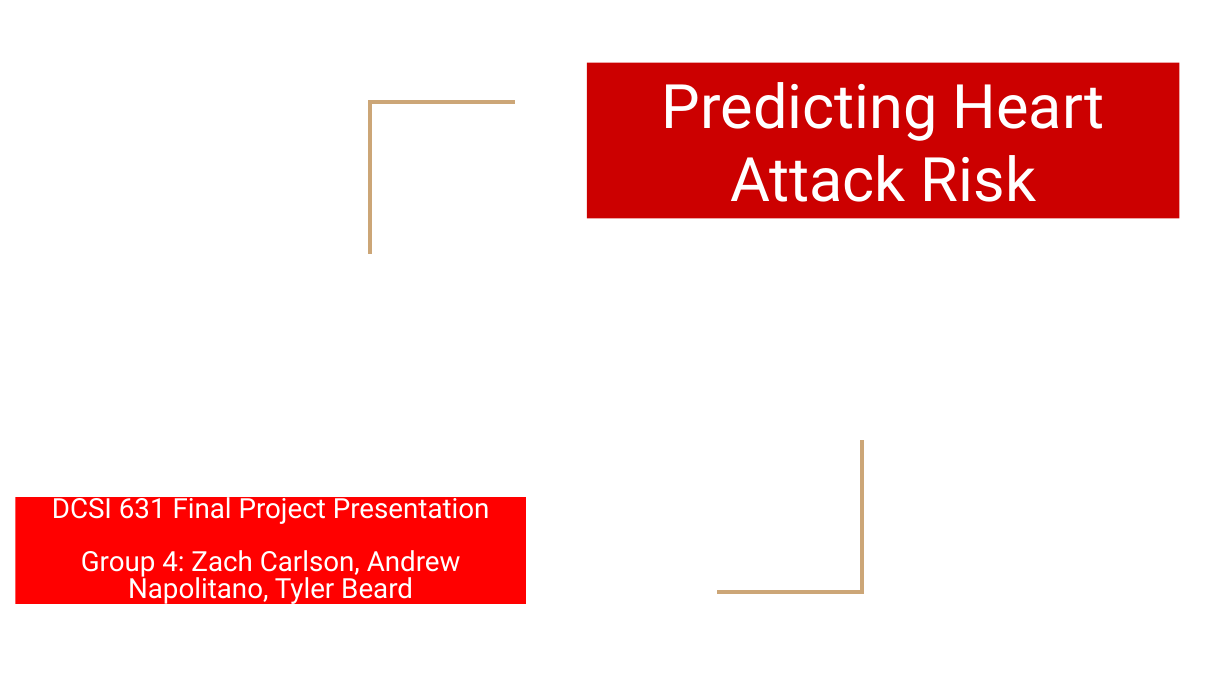
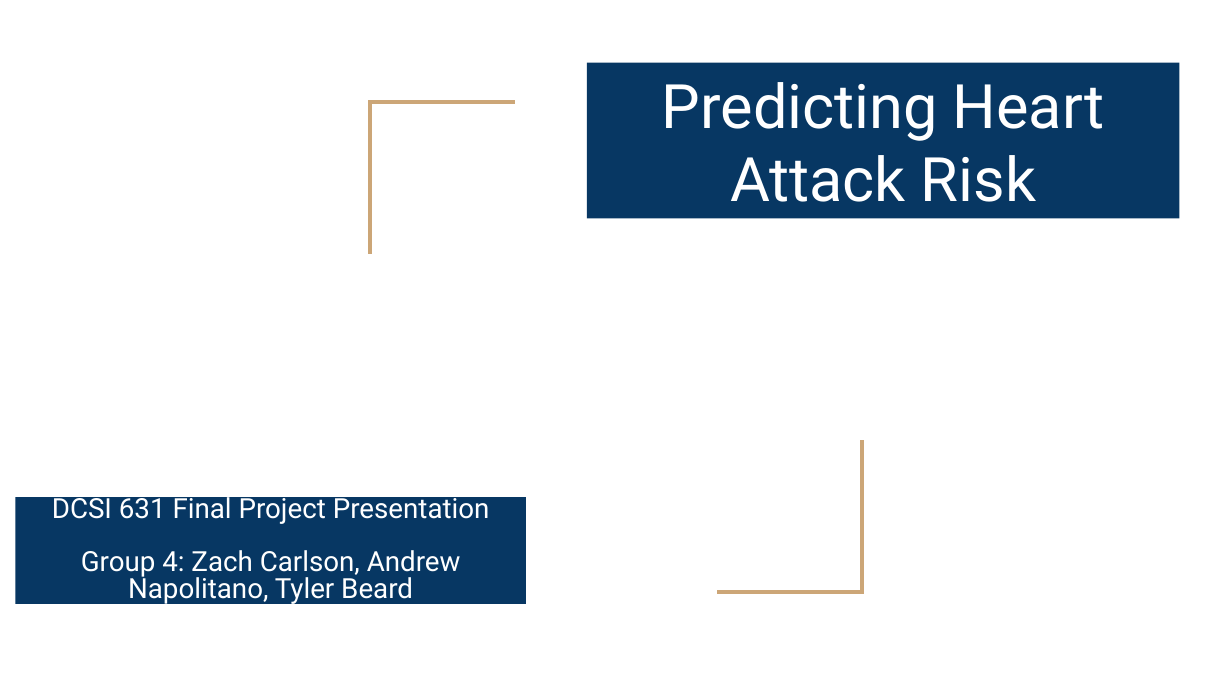
Before and after one commit to zachcarlson/HeartAttackPredictor, a slide deck: slide 1 of documents/DSCI 631 Final Project Presentation.pptx. Drawn at 1232x693 pixels with LibreOffice and Linux fonts; fonts in the diff are those of the drawing; background and template pictures are left out. Boxes give left, top, right and bottom in pixels: in the first picture for what was removed or moved away, otherwise in the second. Text is boxed around its words. In the diff, an @@ line names an element or a change of style, - is before the commit and + after.

```diff
--- a/documents/DSCI 631 Final Project Presentation.pptx
+++ b/documents/DSCI 631 Final Project Presentation.pptx
@@ title "Predicting Heart Attack Risk" at <box>586,63,1179,219</box>: fill #CC0000 to #073763 @@
@@ subtitle "DCSI 631 Final Project Presentation" at <box>15,498,525,605</box>: fill #FF0000 to #073763 @@
```
Also in this commit, not shown: 10 other slides changed, 5 slides added, 2 slides removed, 2 other files.
